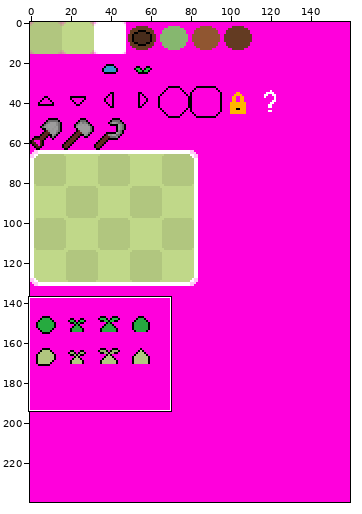
Edited in one commit: sprite sheet (spritesheet.png). The first picture is a wide view before the edit; the outline marks the close-up.
Close-up. Before the commit:
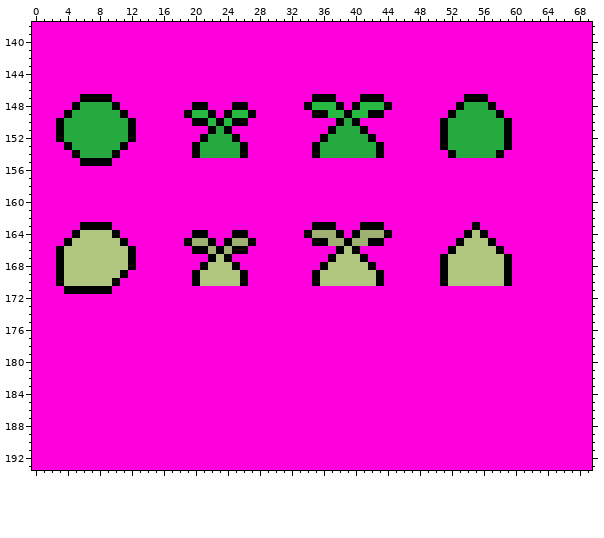
The file is 160x240 pixels. Colours within 5 levels of each other are drawn and written as one. Shown: x 0..69, y 138..193. The commit also changed other parts of the picture, which this record leaves out.
New version:
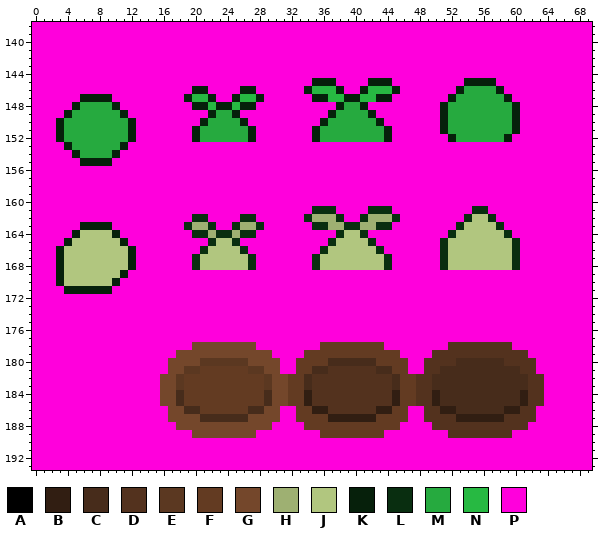
Palette (. is transparent): A #000000  B #311e12  C #472c1b  D #53321e  E #5b3821  F #633b22  G #74472b  H #9eb072  J #b1c67f  K #06200b  L #092e10  M #26aa3f  N #27b942  P #ff00dc
What changed:
Changed rows in their new state; - is an unchanged pixel.
first column x 3:
145 --------------------------------KKK----KKK---------KKKK---
146 -----------------KK----KK------KNNNK--KNNNK-------KMMMMK--
147 ---KKKK---------KNNK--KNNK------KKNNKKNNKK-------KMMMMMMK-
148 --K----K---------KKNKKNKK------PPPPKMMKPPP------KMM---MMMK
149 -K------K-------PPPKMMKPP-------PPKMMMMKP-------KM-----MMK
150 K--------K-------PKMMMMK---------KMM-MMMK-------K-------MK
151 K--------K-------KMM-MMMK-------KMM---MMMK------K-------MK
152 K--------K-------KM---MMK-------KM-----MMK------PK------K-
153 -K------K--------PPPPPPP--------PPPPPPPPP-------PPPPPPPPP-
154 --K----K---------PPPPPPP--------PPPPPPPPP--------PPPPPPP--
155 ---KKKK---------------------------------------------------
first column x 3:
161 --------------------------------LLL----LLL----------LL----
162 -----------------LL----LL------LHHHL--LHHHL--------LJJL---
163 ---KKKK---------LHHL--LHHL------LLHHLLHHLL--------LJJJJL--
164 --K----K---------LLHLLHLL------PPPPLJJLPPP-------LJJ-JJJL-
165 -K------K-------PPPLJJLPP-------PPLJJJJLP-------LJJ---JJJL
166 K--------K-------PLJJJJL---------LJJ-JJJL-------LJ-----JJL
167 K--------K-------LJJ-JJJL-------LJJ---JJJL------L-------JL
168 K--------K-------LJ---JJL-------LJ-----JJL------L-------JL
169 K-------K--------PPPPPPP--------PPPPPPPPP-------PPPPPPPPP-
170 K------K---------PPPPPPP--------PPPPPPPPP-------PPPPPPPPP-
171 -KKKKKK---------------------------------------------------
first column x 16:
178 ----GGGGGGGG--------FFFFFFFF--------DDDDDDDD----
179 --GGGGGGGGGGGG----FFFFFFFFFFFF----DDDDDDDDDDDD--
180 -GGGGEEEEEEGGGG--FFFFCCCCCCFFFF--DDDDCCCCCCDDDD-
181 -GGEEFFFFFFEEGG--FFCCDDDDDDCCFF--DDCCCCCCCCCCDD-
182 GGEFFFFFFFFFFEGGFFCDDDDDDDDDDCFFDDCCCCCCCCCCCCDD
183 GGEFFFFFFFFFFEGGFFCDDDDDDDDDDCFFDDCCCCCCCCCCCCDD
184 GGCFFFFFFFFFFCGGFFBDDDDDDDDDDBFFDDBCCCCCCCCCCBDD
185 GGCFFFFFFFFFFCGGFFBDDDDDDDDDDBFFDDBCCCCCCCCCCBDD
186 -GGCCFFFFFFCCGG--FFBBDDDDDDBBFF--DDBBCCCCCCBBDD-
187 -GGGGCCCCCCGGGG--FFFFBBBBBBFFFF--DDDDBBBBBBDDDD-
188 --GGGGGGGGGGGG----FFFFFFFFFFFF----DDDDDDDDDDDD--
189 ----GGGGGGGG--------FFFFFFFF--------DDDDDDDD----
